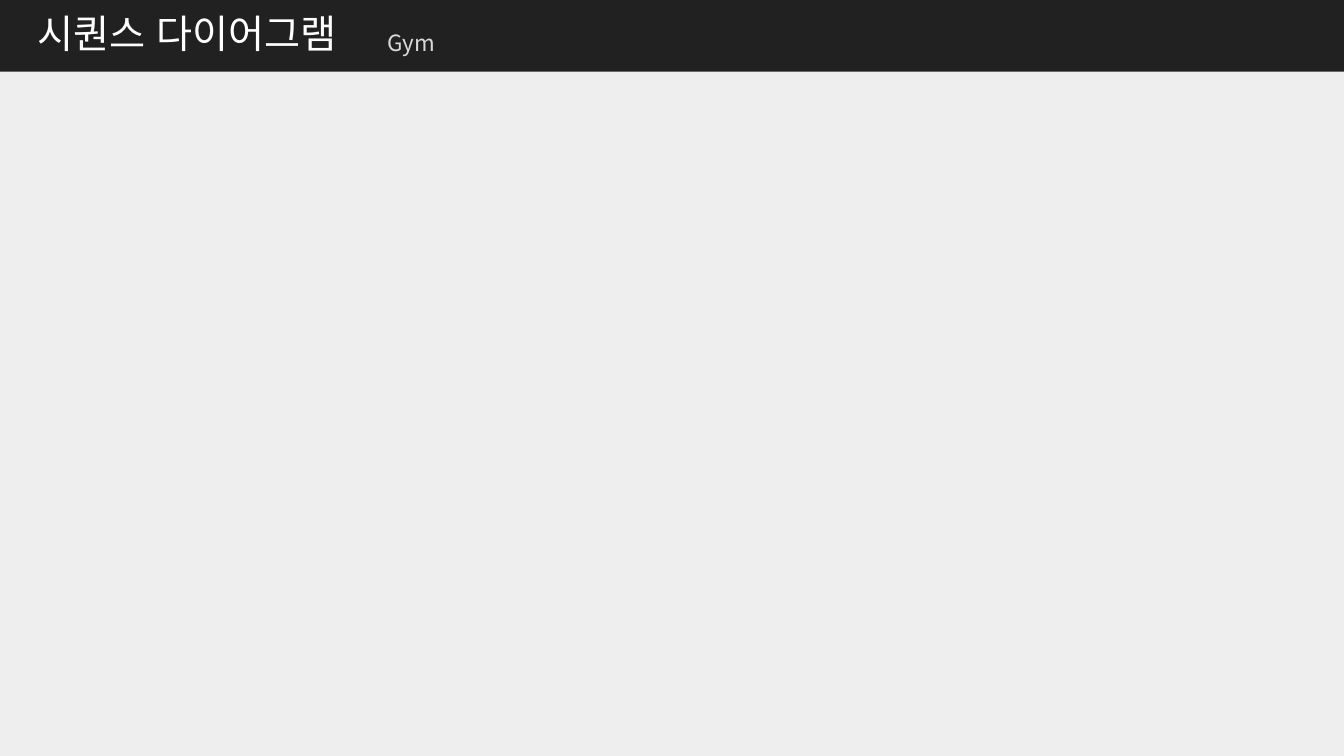
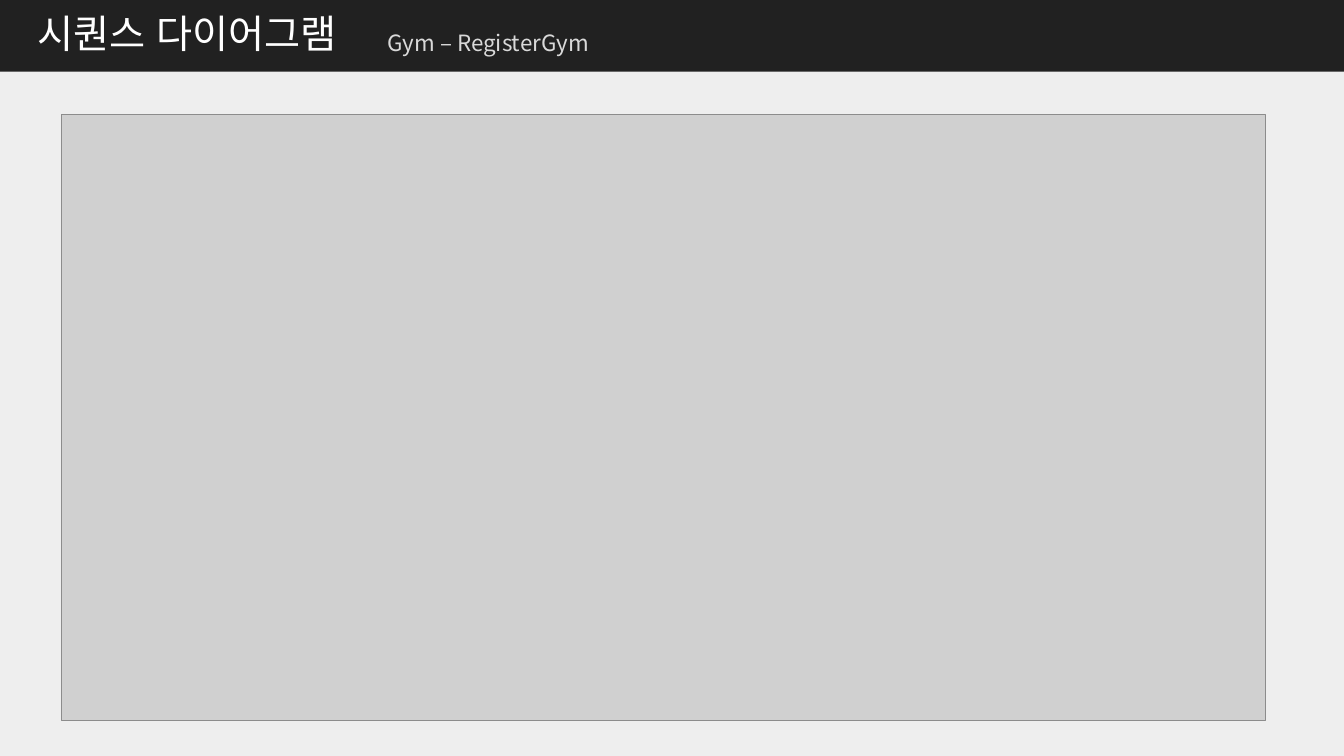
Before and after one commit to me0768/KHFinalProject, a slide deck: slide 23 of 보고서/클래스설계서_Final_Project.pptx (slide 21 before the commit). Drawn at 1344x756 pixels with LibreOffice and Linux fonts; fonts in the diff are those of the drawing; grey boxes stand for pictures. Boxes give left, top, right and bottom in pixels: in the first picture for what was removed or moved away, otherwise in the second. Text is boxed around its words. In the diff, an @@ line names an element or a change of style, - is before the commit and + after.

```diff
--- a/보고서/클래스설계서_Final_Project.pptx
+++ b/보고서/클래스설계서_Final_Project.pptx
@@ text at (388,34,589,57): text changed @@
-Gym
+Gym – RegisterGym
@@ picture added at (62,115,1265,721) @@
```
Also in this commit, not shown: 14 other slides changed, 6 slides added, 16 other files.
